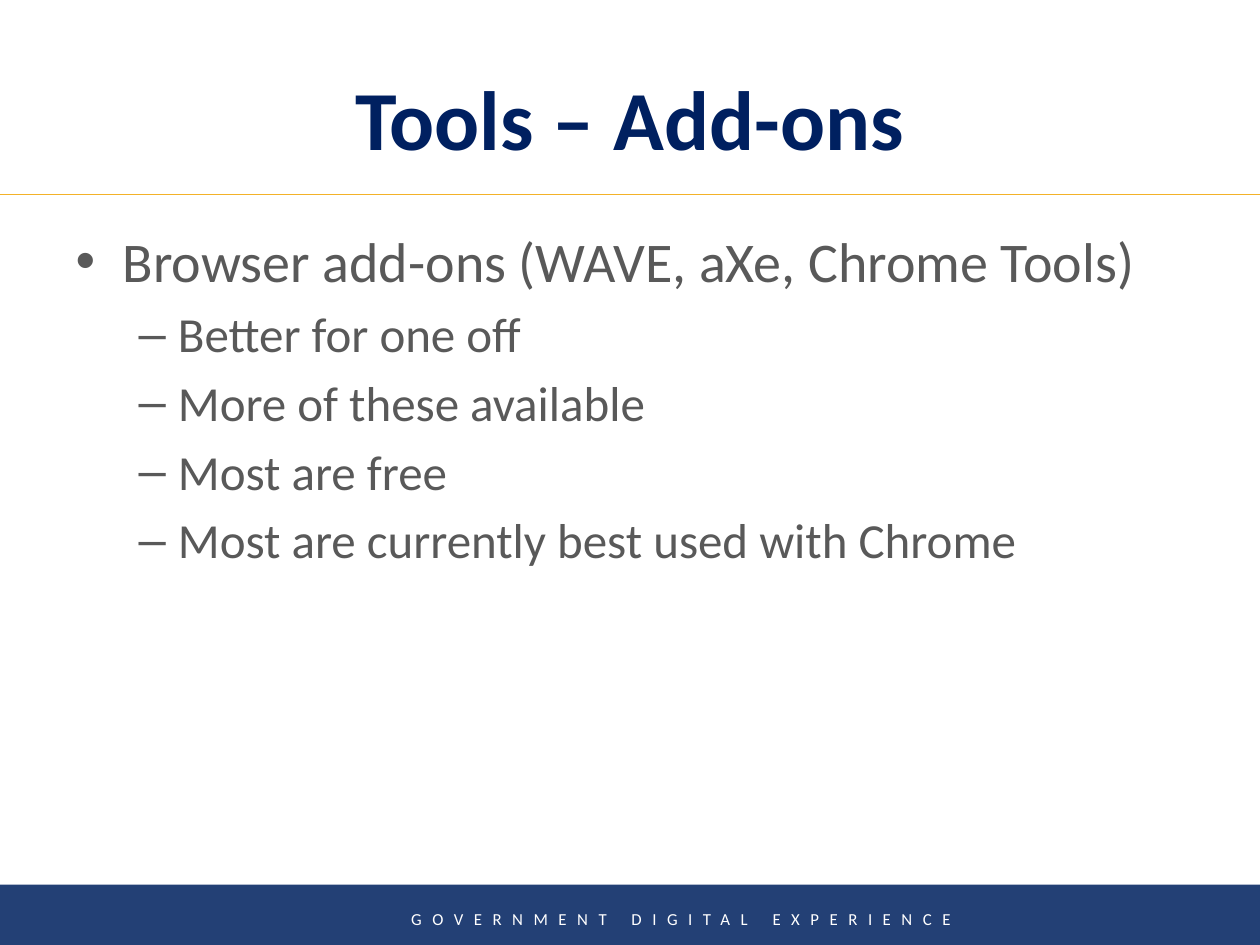
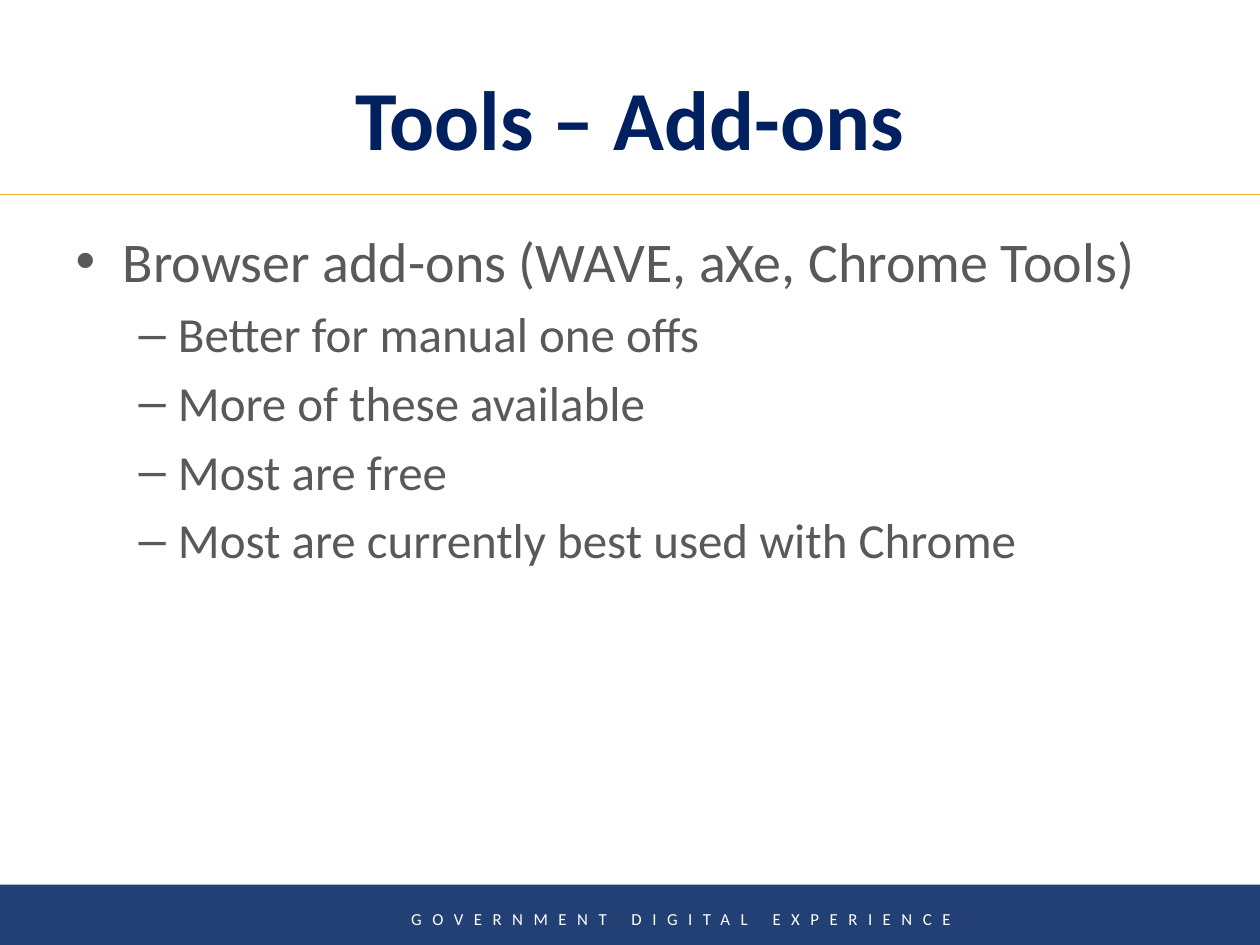
Before and after one commit to Gavin-McLeod/Accessibility-presentation, a slide deck: slide 38 of Digital Product Innovation in the Public Service-TRAN-hl.pptx. Drawn at 1260x945 pixels with LibreOffice and Linux fonts; fonts in the diff are those of the drawing; background and template pictures are left out. Boxes give left, top, right and bottom in pixels: in the first picture for what was removed or moved away, otherwise in the second. Text is boxed around its words. In the diff, an @@ line names an element or a change of style, - is before the commit and + after.

```diff
--- a/Digital Product Innovation in the Public Service-TRAN-hl.pptx
+++ b/Digital Product Innovation in the Public Service-TRAN-hl.pptx
@@ text at (178,318,699,353): text changed @@
-  – Better for one off
+  – Better for manual one offs
```
Also in this commit, not shown: 2 other slides changed.
